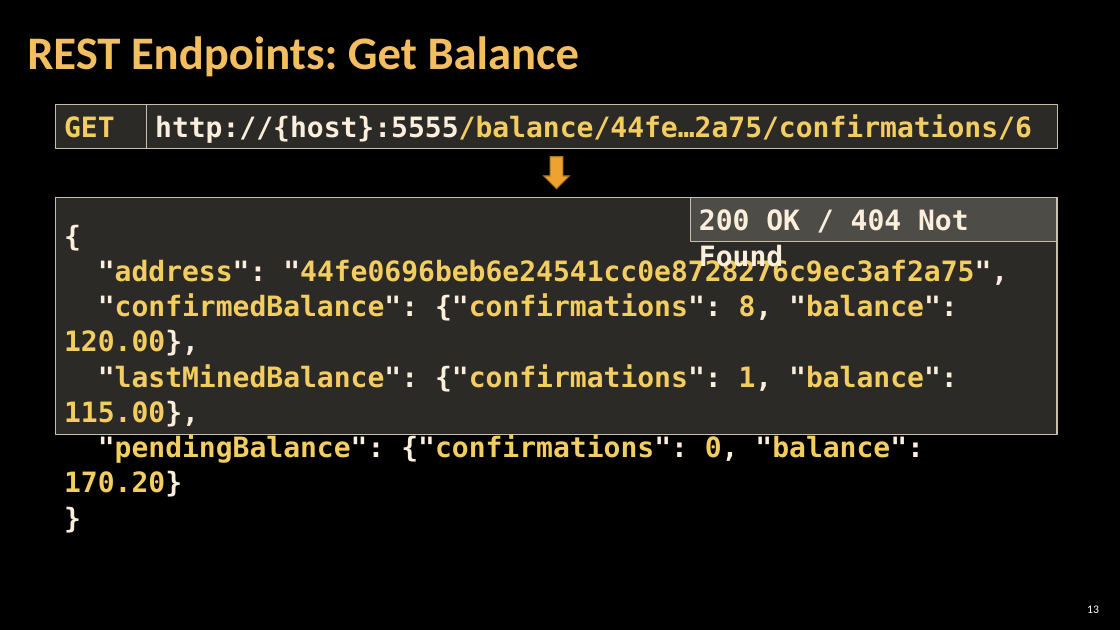
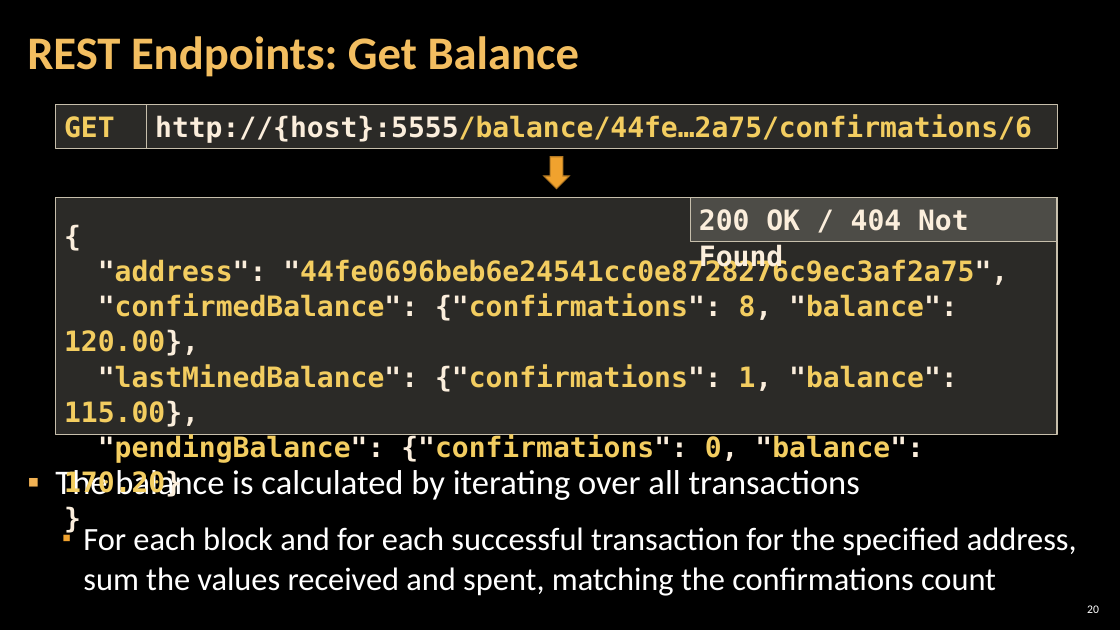
Before and after one commit to MrPIvanov/SoftUni, a slide deck: slide 20 of Bonus Courses/01-Blockchain Dev Camp/06-REVIEW OF THE WEEK #1/4. Build-a-Blockchain.pptx (slide 13 before the commit). Drawn at 1120x630 pixels with LibreOffice and Linux fonts; fonts in the diff are those of the drawing; background and template pictures are left out. Boxes give left, top, right and bottom in pixels: in the first picture for what was removed or moved away, otherwise in the second. Text is boxed around its words. In the diff, an @@ line names an element or a change of style, - is before the commit and + after.

```diff
--- a/Bonus Courses/01-Blockchain Dev Camp/06-REVIEW OF THE WEEK #1/4. Build-a-Blockchain.pptx
+++ b/Bonus Courses/01-Blockchain Dev Camp/06-REVIEW OF THE WEEK #1/4. Build-a-Blockchain.pptx
@@ text added at <box>55,470,1077,596</box>, 27.8 pt, text #FFFFFF @@
+▪ The balance is calculated by iterating over all transactions
+  ▪ For each block and for each successful transaction for the specified address, sum the values received and spent, matching the confirmations count
@@ page number at <box>1087,605,1099,613</box>: text changed @@
-13
+20
```
Also in this commit, not shown: 10 other slides changed, 10 slides added, 3 slides removed, 34 other files.
